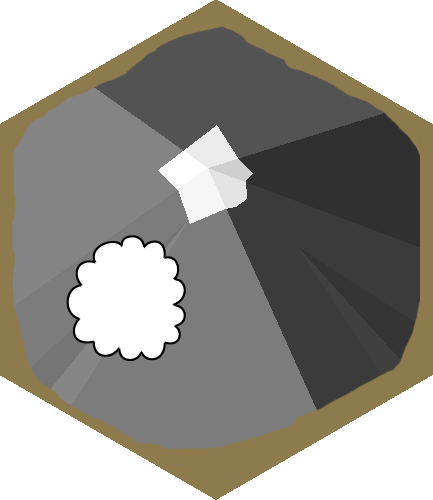
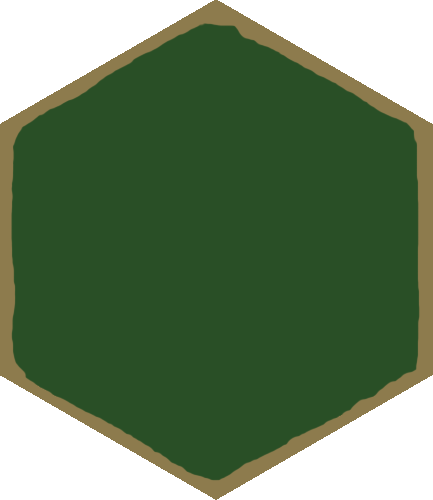
Layered file, before and after one edit (433×500). Changes by layer:
hid "cloud3" over (66, 235, 186, 361)
hid "borderMountain1" over (11, 23, 420, 481)
added layer "border5" above "border4" over (11, 23, 420, 481)
added layer "Layer 6 copy 5" above "Layer 6 copy 3" over (11, 23, 420, 481)
added layer "forestFloor3" above "forestFloor2" over (11, 23, 420, 481)
added layer "forestFloor2" above "forestFloor1" over (11, 23, 420, 481)
hid "mountain3", painted on it over (11, 23, 420, 481)
